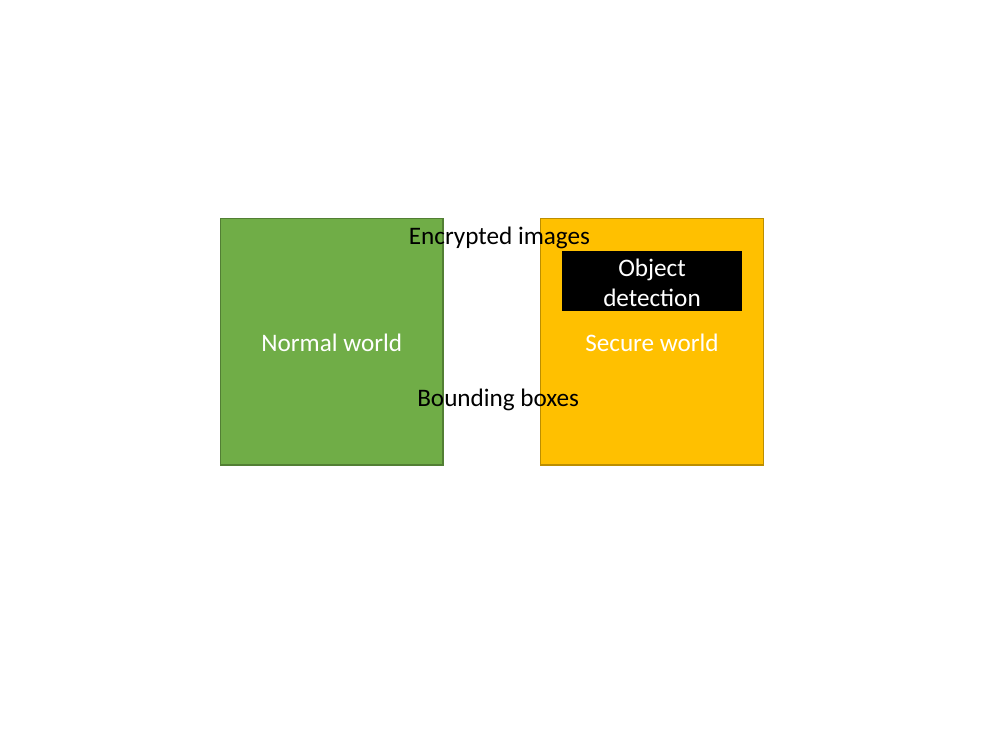
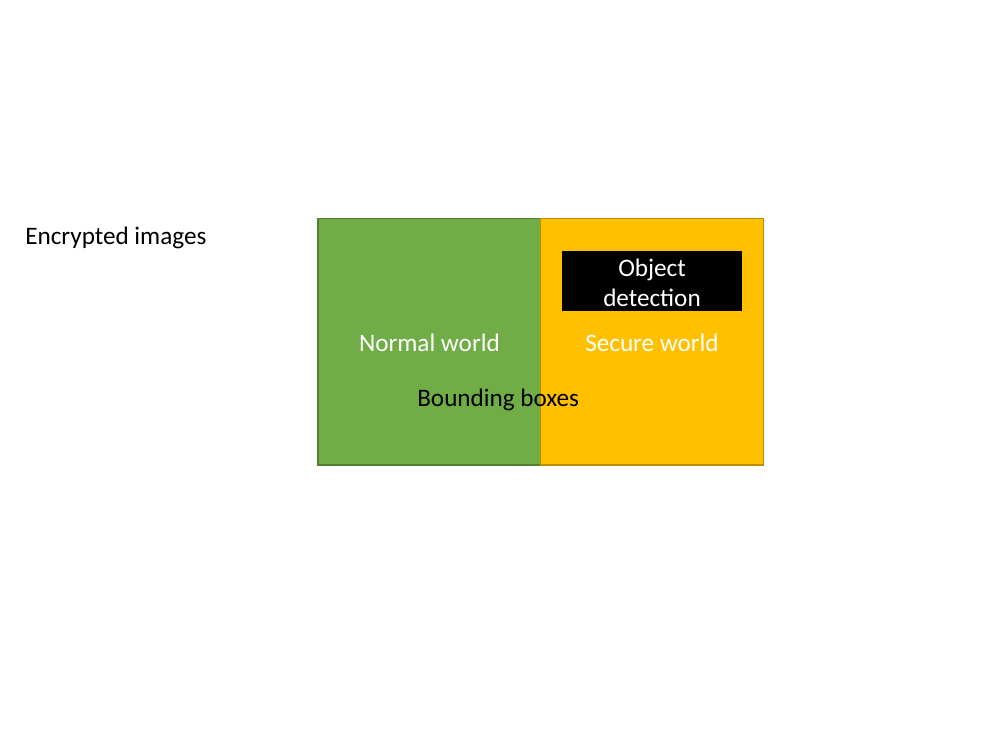
Before and after one commit to fxlin/p3-tee, a slide deck: slide 2 of exp.pptx (slide 1 before the commit). Drawn at 1008x756 pixels with LibreOffice and Linux fonts; fonts in the diff are those of the drawing. Boxes give left, top, right and bottom in pixels: in the first picture for what was removed or moved away, otherwise in the second. Text is boxed around its words. In the diff, an @@ line names an element or a change of style, - is before the commit and + after.

```diff
--- a/exp.pptx
+++ b/exp.pptx
@@ text "Encrypted images" rewrapped from <box>409,223,590,250</box> to <box>25,226,206,249</box> @@
@@ rectangle "Normal world": place and size @@
-rectangle "Normal world" at <box>221,219,444,466</box>
+rectangle "Normal world" at <box>319,219,541,466</box>
```
Also in this commit, not shown: 1 slide added, 1 other file.
